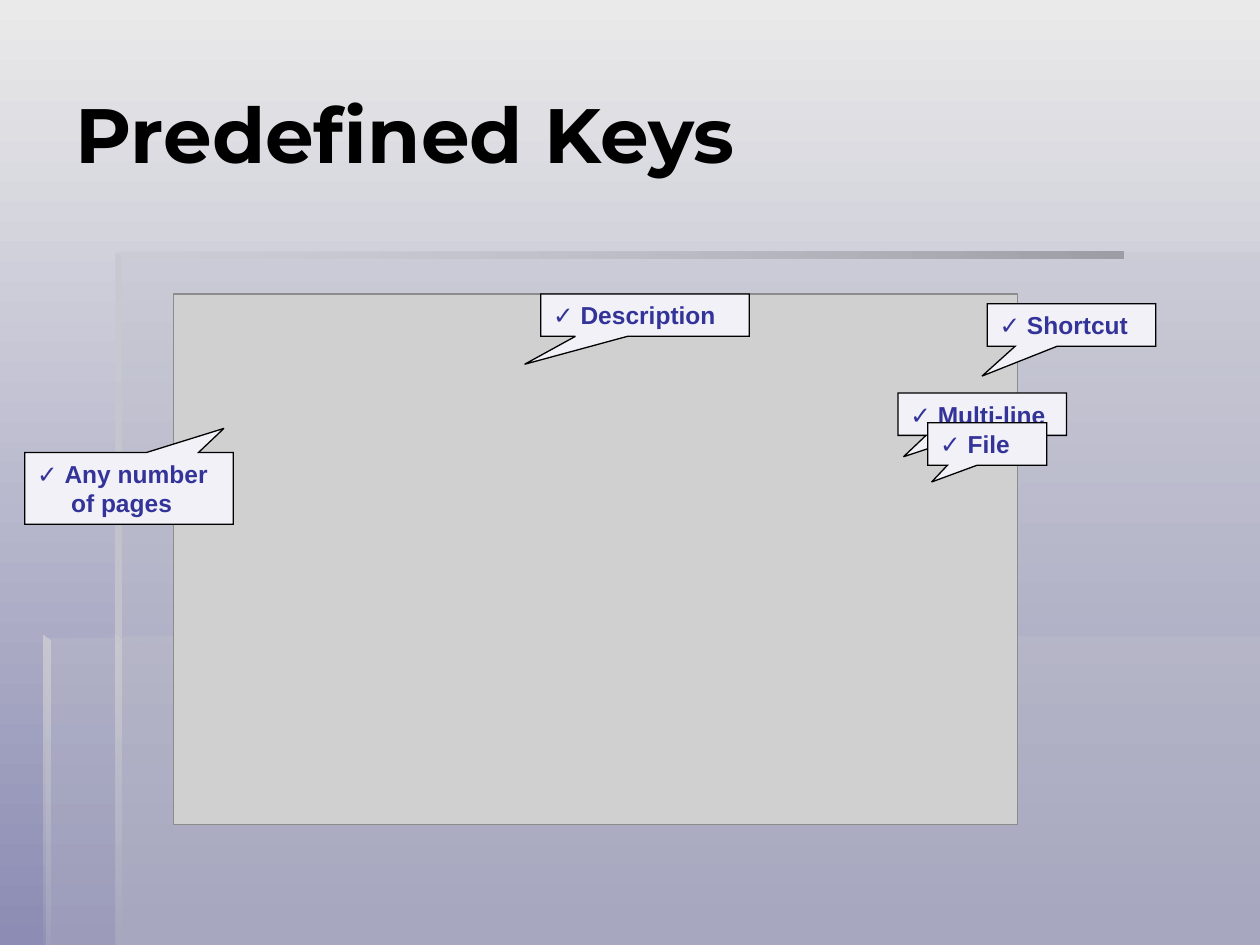
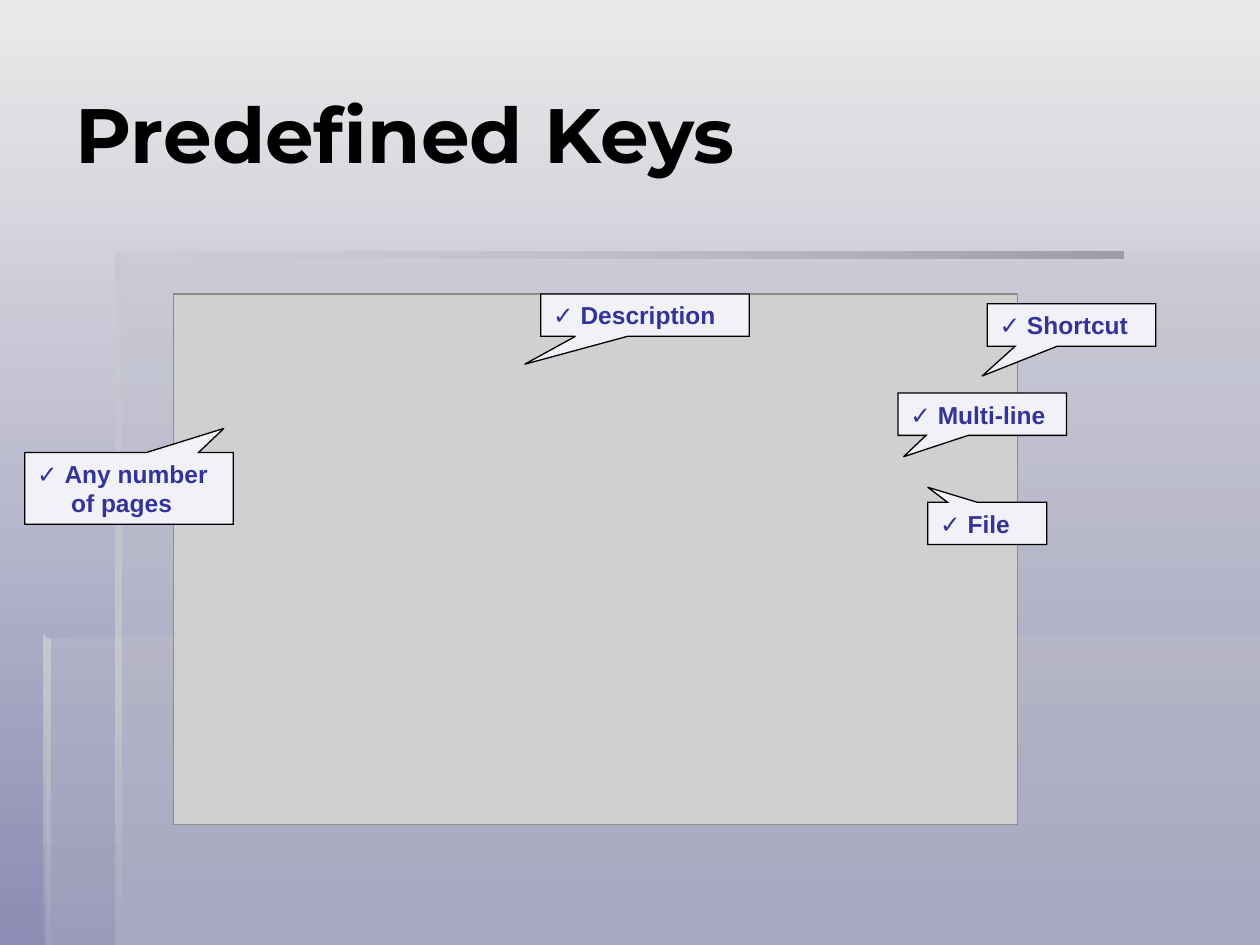
Before and after one commit to icis4/yat, a slide deck: slide 7 of _Doc.User/YAT Presentation/YAT.ppt. Drawn at 1260x945 pixels with LibreOffice and Linux fonts; fonts in the diff are those of the drawing; grey boxes stand for pictures. Boxes give left, top, right and bottom in pixels: in the first picture for what was removed or moved away, otherwise in the second. Text is boxed around its words. In the diff, an @@ line names an element or a change of style, - is before the commit and + after.

```diff
--- a/_Doc.User/YAT Presentation/YAT.ppt
+++ b/_Doc.User/YAT Presentation/YAT.ppt
@@ speech box "✓ File": place and size @@
-speech box "✓ File" at bbox=[927, 423, 1046, 466]
+speech box "✓ File" at bbox=[927, 503, 1046, 546]
@@ speech box "✓ File" at bbox=[927, 503, 1046, 546]: proportions changed @@
```
Also in this commit, not shown: 4 other slides changed, 58 other files.
